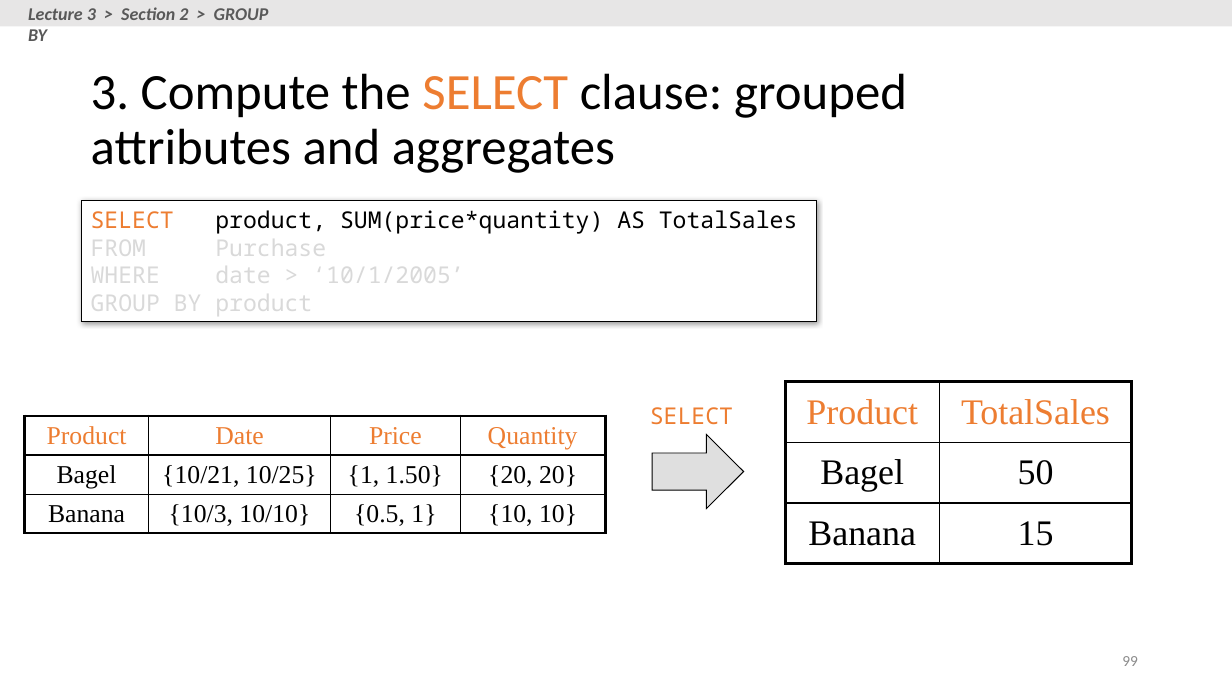
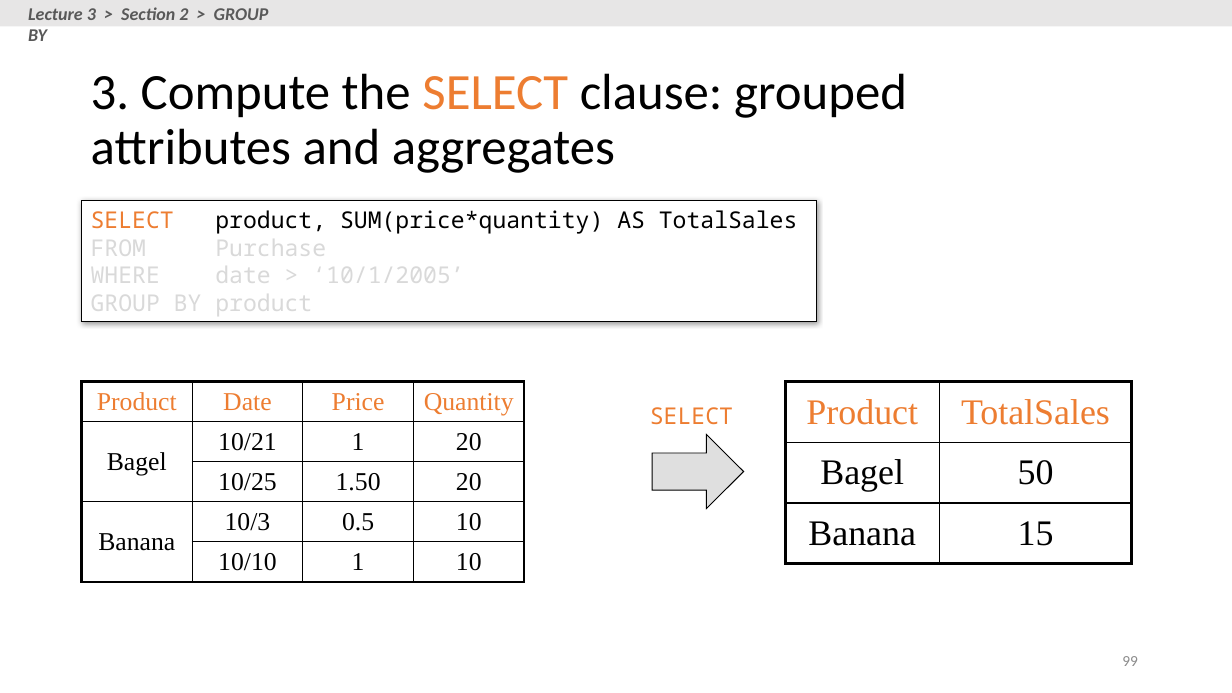
Before and after one commit to XIEQ/cs145-notebooks, a slide deck: slide 99 of lecture-2-3/Lecture_2_3_SQL.pptx. Drawn at 1232x693 pixels with LibreOffice and Linux fonts; fonts in the diff are those of the drawing. Boxes give left, top, right and bottom in pixels: in the first picture for what was removed or moved away, otherwise in the second. Text is boxed around its words. In the diff, an @@ line names an element or a change of style, - is before the commit and + after.

```diff
--- a/lecture-2-3/Lecture_2_3_SQL.pptx
+++ b/lecture-2-3/Lecture_2_3_SQL.pptx
@@ table at (81,382,525,582) @@
-row 2: Bagel | {10/21, 10/25} | {1, 1.50} | {20, 20}
-row 3: Banana | {10/3, 10/10} | {0.5, 1} | {10, 10}
+row 2: Bagel | 10/21 | 1 | 20
+row 3:  | 10/25 | 1.50 | 20
+row 4: Banana | 10/3 | 0.5 | 10
+row 5:  | 10/10 | 1 | 10
@@ table: place and size @@
-table at (25,416,605,536)
+table at (81,382,525,582)
```
Also in this commit, not shown: 8 other slides changed, 2 slides added, 2 slides removed, 1 other file.
